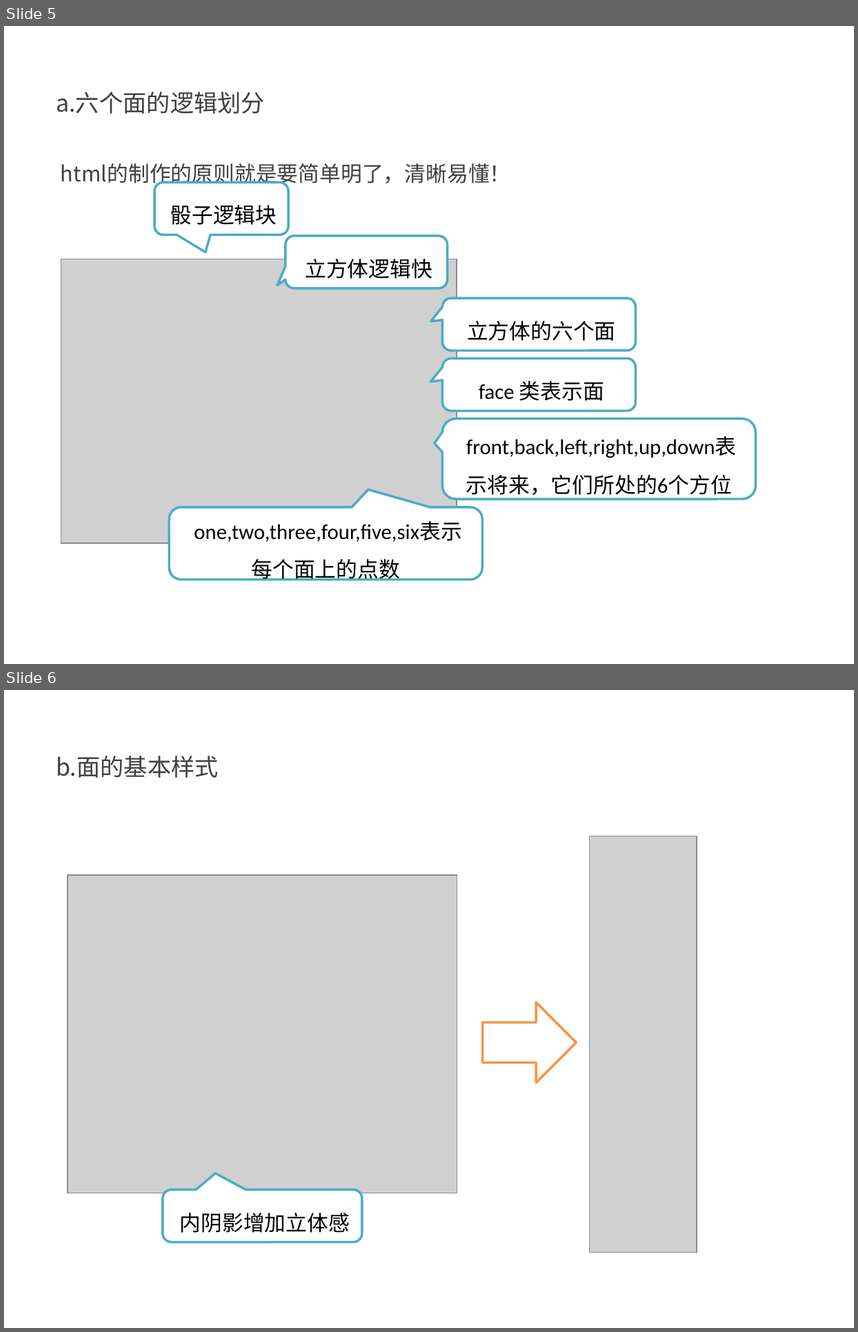
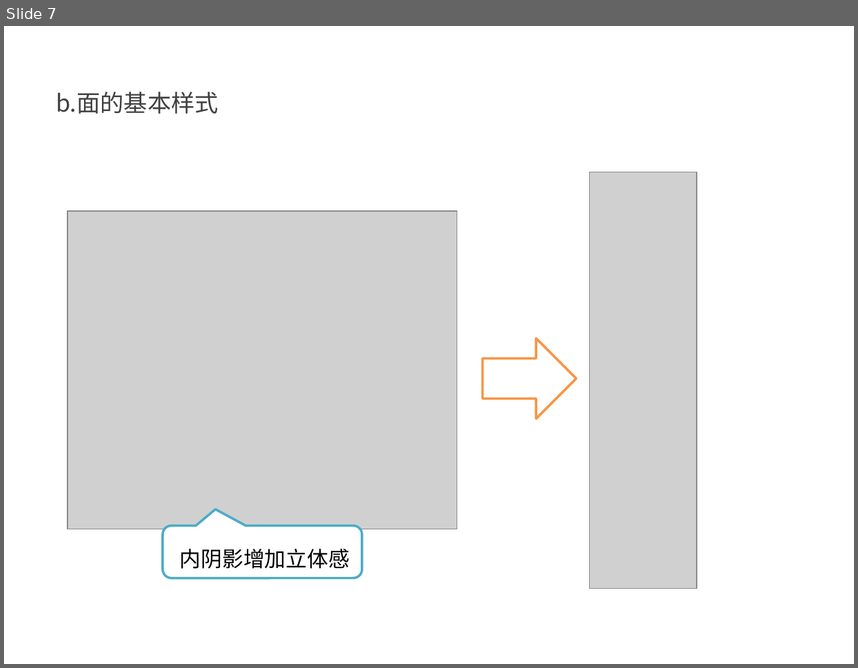
Before and after one commit to kong66/webAni, a slide deck: 3-dice2/dice.pptx. Shown one above the other, each under a label of ours: slides 5 and 6 before the commit, slide 7 after it. The pictures are 858x1332 and 858x668 pixels, drawn with LibreOffice and Linux fonts; fonts in the diff are those of the drawing; grey boxes stand for pictures. Boxes give left, top, right and bottom in pixels: in the first picture for what was removed or moved away, otherwise in the second. Text is boxed around its words. In the diff, an @@ line names an element or a change of style, - is before the commit and + after.

```diff
--- a/3-dice2/dice.pptx
+++ b/3-dice2/dice.pptx
@@ slide 5 removed at <box>4,26,854,664</box>, background #FFFFFF @@
@@ text removed at <box>56,92,265,114</box> @@
-a.六个面的逻辑划分
@@ text removed at <box>61,163,511,187</box> @@
-html的制作的原则就是要简单明了，清晰易懂！
@@ rounded speech box removed at <box>154,183,288,235</box> @@
-骰子逻辑块
@@ rounded speech box removed at <box>286,236,448,289</box> @@
-立方体逻辑快
@@ picture removed at <box>61,259,457,543</box> @@
@@ rounded speech box removed at <box>443,298,635,351</box> @@
-立方体的六个面
@@ rounded speech box removed at <box>443,359,635,411</box> @@
-face 类表示面
@@ rounded speech box removed at <box>443,419,756,499</box> @@
-front,back,left,right,up,down表示将来，它们所处的6个方位
@@ rounded speech box removed at <box>169,507,483,579</box> @@
-one,two,three,four,five,six表示每个面上的点数
@@ what was slide 6 is now slide 7 @@
```
Also in this commit, not shown: 2 slides changed, 4 slides added, 2 other slides removed, 3 other files.
